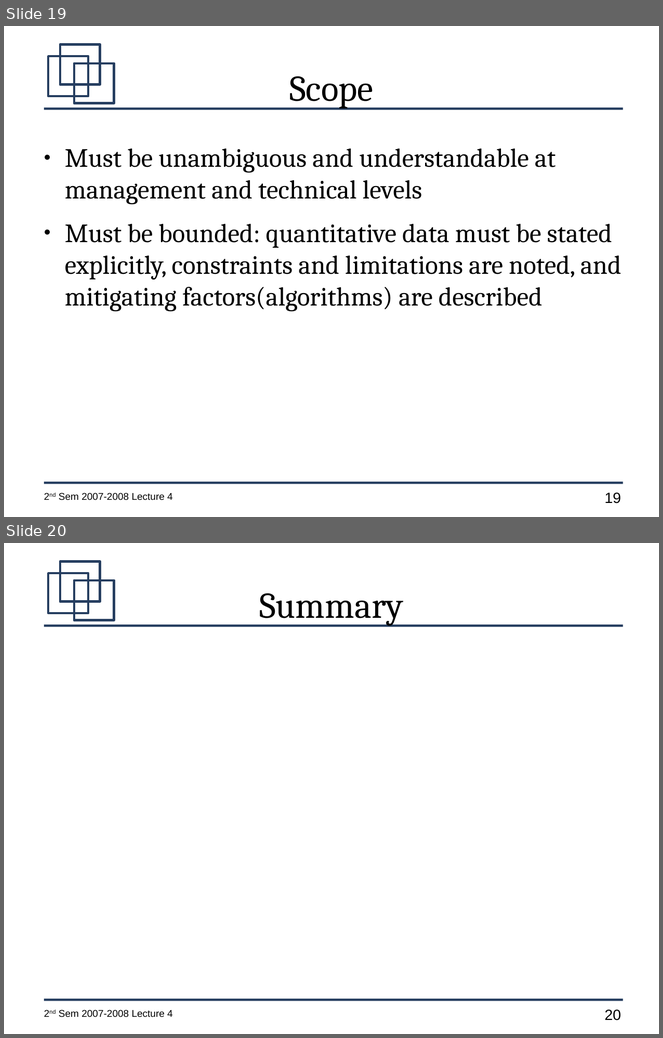
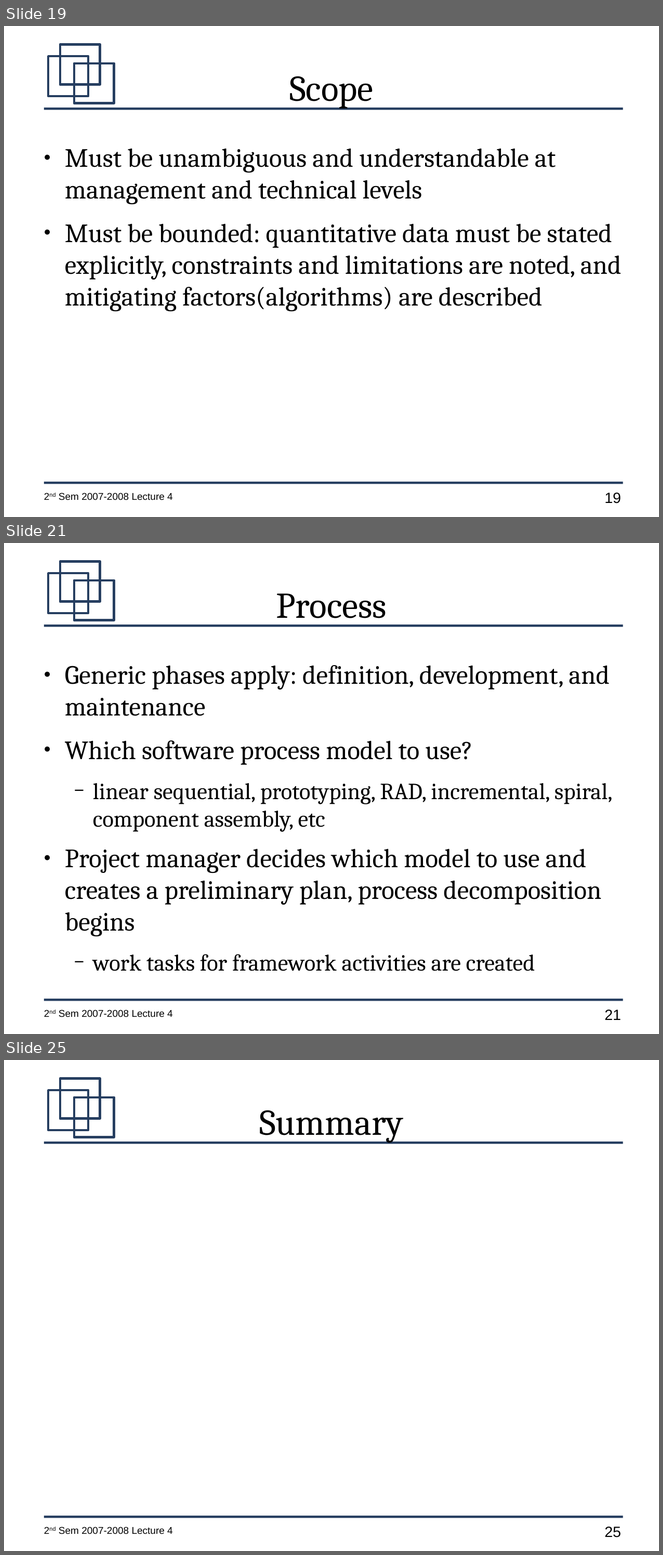
Before and after one commit to jachermocilla/jach-homepage, a slide deck: CMSC128-2nd-Sem-2007-L4.odp. Shown one above the other, each under a label of ours: slides 19 and 20 before the commit, slides 19, 21 and 25 after it; the slides between them are not shown. The pictures are 663x1038 and 663x1555 pixels, drawn with LibreOffice and Linux fonts; fonts in the diff are those of the drawing. Boxes give left, top, right and bottom in pixels: in the first picture for what was removed or moved away, otherwise in the second. Text is boxed around its words. In the diff, an @@ line names an element or a change of style, - is before the commit and + after.

```diff
--- a/CMSC128-2nd-Sem-2007-L4.odp
+++ b/CMSC128-2nd-Sem-2007-L4.odp
@@ slide 21 added at (4, 543, 659, 1034), background #FFFFFF; not listed: 7 template elements that a slide beside it also shows @@
@@ title added at (276, 593, 387, 626), 44 pt, text #000000 @@
+Process
@@ text added at (65, 665, 613, 971), 32 pt, text #000000 @@
+● Generic phases apply: definition, development, and maintenance
+● Which software process model to use?
+  − linear sequential, prototyping, RAD, incremental, spiral, component assembly, etc
+● Project manager decides which model to use and creates a preliminary plan, process decomposition begins
+  − work tasks for framework activities are created
@@ what was slide 20 is now slide 25 @@
@@ page number at (605, 1527, 621, 1538): text changed @@
-20
+25
```
Also in this commit, not shown: 4 other slides added.
